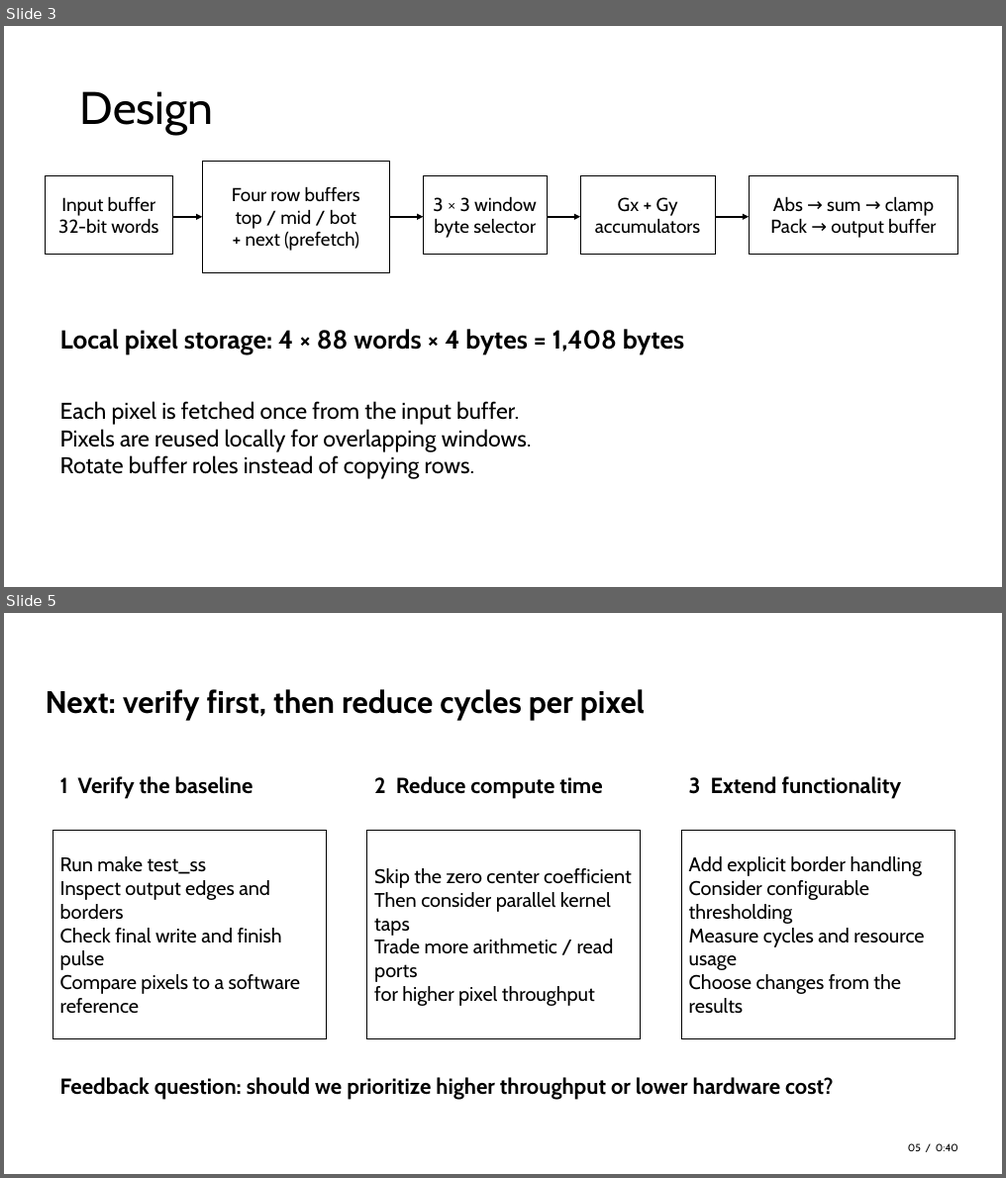
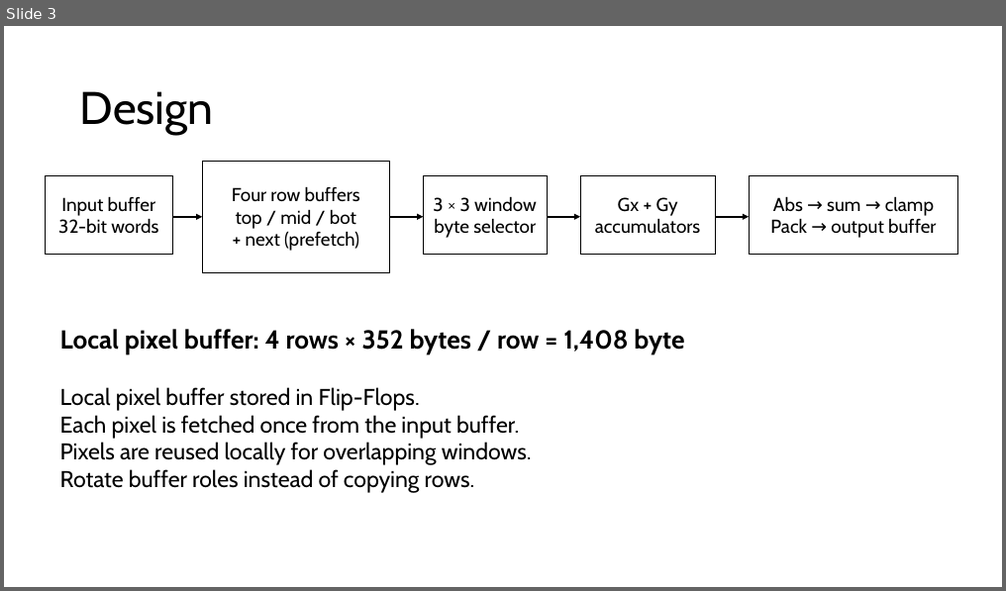
Before and after one commit to madsamtoft/G75-Didactic-SoC, a slide deck: assignment/SOBEL_TASK1_PP.pptx. Shown one above the other, each under a label of ours: slides 3 and 5 before the commit, slide 3 after it; the slides between them are not shown. The pictures are 1006x1178 and 1006x591 pixels, drawn with LibreOffice and Linux fonts; fonts in the diff are those of the drawing. Boxes give left, top, right and bottom in pixels: in the first picture for what was removed or moved away, otherwise in the second. Text is boxed around its words. In the diff, an @@ line names an element or a change of style, - is before the commit and + after.

```diff
--- a/assignment/SOBEL_TASK1_PP.pptx
+++ b/assignment/SOBEL_TASK1_PP.pptx
@@ slide 5 removed at (4,613,1002,1174), background #FFFFFF @@
@@ text removed at (46,689,645,720) @@
-Next: verify first, then reduce cycles per pixel
@@ text removed at (60,776,253,799) @@
-1 Verify the baseline
@@ text removed at (374,776,602,799) @@
-2 Reduce compute time
@@ text removed at (689,776,902,799) @@
-3 Extend functionality
@@ rectangle removed at (53,830,326,1040) @@
-Run make test_ss
-Inspect output edges and borders
-Check final write and finish pulse
-Compare pixels to a software reference
@@ rectangle removed at (367,830,641,1040) @@
-Skip the zero center coefficient
-Then consider parallel kernel taps
-Trade more arithmetic / read ports
-for higher pixel throughput
@@ rectangle removed at (681,830,954,1040) @@
-Add explicit border handling
-Consider configurable thresholding
-Measure cycles and resource usage
-Choose changes from the results
@@ text removed at (60,1077,833,1100) @@
-Feedback question: should we prioritize higher throughput or lower hardware cost?
@@ text removed at (908,1144,958,1152) @@
-05 / 0:40
@@ slide 3 changed as well @@
@@ text at (60,329,684,355): text changed @@
-Local pixel storage: 4 × 88 words × 4 bytes = 1,408 bytes
+Local pixel buffer: 4 rows × 352 bytes / row = 1,408 byte
@@ text at (60,387,420,411): paragraph added @@
+Local pixel buffer stored in Flip-Flops.
```
Also in this commit, not shown: 3 other slides changed, 1 slide added.
